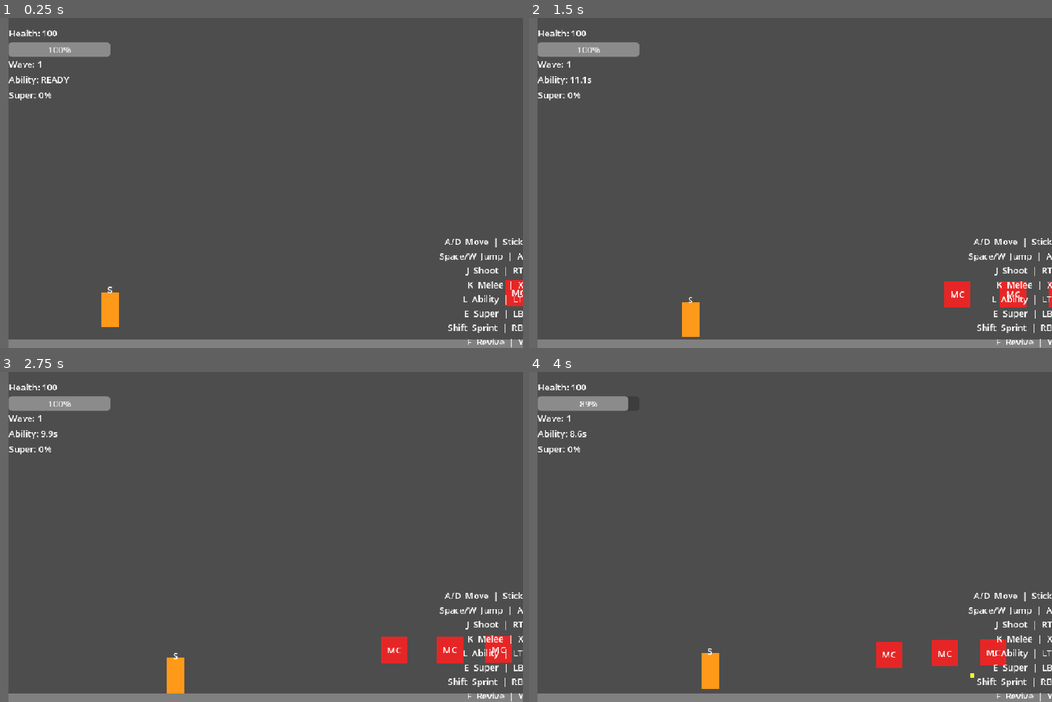
Above: before the commit, frames 1-4 (two rows, left to right).
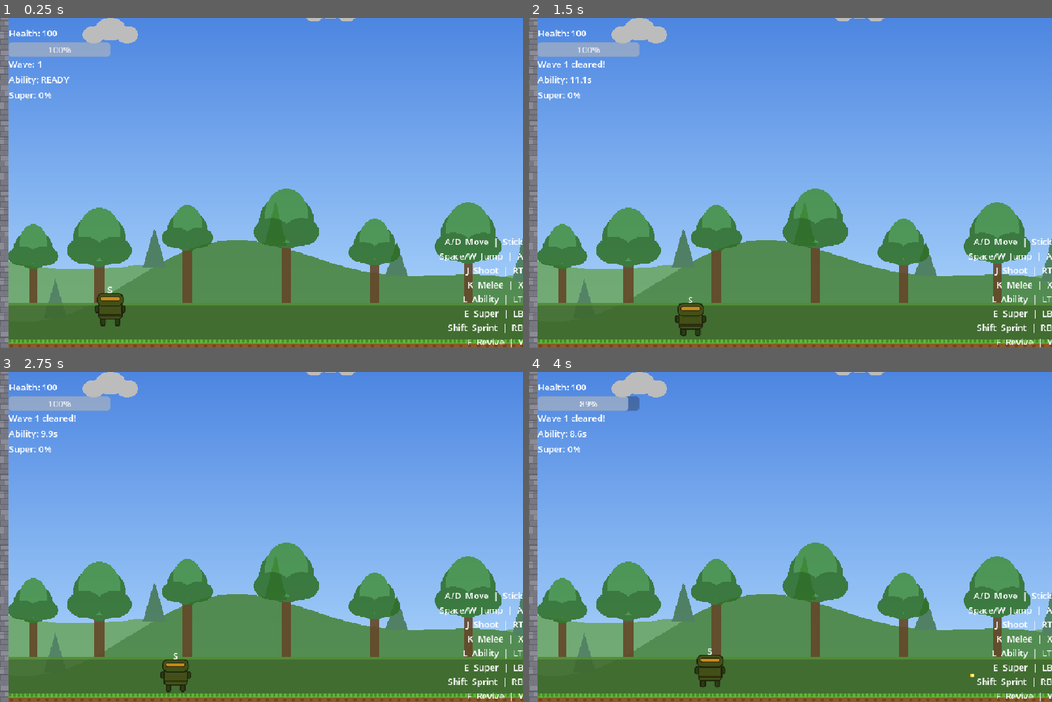
Above: after the commit, the same moments.

Repository: McSchnizzle/drew-coop-game
Game: Godot game, scene res://scenes/game.tscn
The game is run twice, just before and just after one commit, with the same random seed, the same clock (stepped at 60 frames per second) and the same inputs. This scene is started directly instead of the project's main scene.
Inputs:
- Up to frame 1 (0.25 s): no input
- Up to frame 2 (1.5 s): hold D (move_right) 0.53-1.28 s; tap L (ability) at 0.6 s; tap Space (jump) at 0.77 s; hold A (move_left) from 1.28 s (still down); tap F (interact) at 1.35 s
- Up to frame 3 (2.75 s): tap Space (jump) at 1.52 s; release A (move_left) at 2.03 s; hold D (move_right) from 2.03 s (still down); tap K (melee) at 2.1 s
- Up to frame 4 (4 s): tap J (shoot) at 2.85 s; tap Space (jump) at 3.02, 3.77 s; release D (move_right) at 3.53 s; hold A (move_left) from 3.53 s (still down); tap Shift (sprint) at 3.6 s

The runs differ from the first frame. In frame 1, 99% of the frame differs, in the area x 0-100%, y 0-100%; in frame 2, 99%; in frame 3, 99%; in frame 4, 99%.
Error after the commit: Parse Error: Cannot infer the type of "tex_size" variable because the value doesn't have a set type. (res://scripts/enemies/enemy_merge_conflict.gd:36)

Commit message:
Replace all ColorRect placeholders with Sprite2D and generated art assets
Add clean, smooth vector-style sprites (Kenney Platformer Redux aesthetic)
for player, all enemy types, projectiles, turret, platform tiles, and
3-layer parallax scrolling background. Update all .tscn scenes to use
Sprite2D nodes with textures instead of ColorRect nodes. Update all
GDScript files to reference Sprite2D with modulate instead of ColorRect
with color property.

Co-Authored-By: Claude Opus 4.6 <noreply@anthropic.com>

Diff:
--- a/game/scenes/enemies/enemy_context_rot.tscn
+++ b/game/scenes/enemies/enemy_context_rot.tscn
@@ -1,6 +1,7 @@
-[gd_scene load_steps=5 format=3 uid="uid://enemy_cr001"]
+[gd_scene load_steps=6 format=3 uid="uid://enemy_cr001"]
 
 [ext_resource type="Script" path="res://scripts/enemies/enemy_context_rot.gd" id="1_enemy"]
+[ext_resource type="Texture2D" path="res://assets/enemies/enemy_context_rot.png" id="2_enemy_tex"]
 
 [sub_resource type="RectangleShape2D" id="RectangleShape2D_body"]
 size = Vector2(40, 40)
@@ -25,12 +26,8 @@
 [node name="CollisionShape2D" type="CollisionShape2D" parent="."]
 shape = SubResource("RectangleShape2D_body")
 
-[node name="ColorRect" type="ColorRect" parent="."]
-offset_left = -20.0
-offset_top = -20.0
-offset_right = 20.0
-offset_bottom = 20.0
-color = Color(0.7, 0.8, 0.1, 1)
+[node name="Sprite2D" type="Sprite2D" parent="."]
+texture = ExtResource("2_enemy_tex")
 
 [node name="TypeLabel" type="Label" parent="."]
 offset_left = -20.0
--- a/game/scenes/enemies/enemy_dependency_hell.tscn
+++ b/game/scenes/enemies/enemy_dependency_hell.tscn
@@ -1,6 +1,7 @@
-[gd_scene load_steps=5 format=3 uid="uid://enemy_dh001"]
+[gd_scene load_steps=6 format=3 uid="uid://enemy_dh001"]
 
 [ext_resource type="Script" path="res://scripts/enemies/enemy_dependency_hell.gd" id="1_enemy"]
+[ext_resource type="Texture2D" path="res://assets/enemies/enemy_dependency_hell.png" id="2_enemy_tex"]
 
 [sub_resource type="RectangleShape2D" id="RectangleShape2D_body"]
 size = Vector2(56, 56)
@@ -25,12 +26,8 @@
 [node name="CollisionShape2D" type="CollisionShape2D" parent="."]
 shape = SubResource("RectangleShape2D_body")
 
-[node name="ColorRect" type="ColorRect" parent="."]
-offset_left = -28.0
-offset_top = -28.0
-offset_right = 28.0
-offset_bottom = 28.0
-color = Color(0.15, 0.15, 0.6, 1)
+[node name="Sprite2D" type="Sprite2D" parent="."]
+texture = ExtResource("2_enemy_tex")
 
 [node name="TypeLabel" type="Label" parent="."]
 offset_left = -28.0
--- a/game/scenes/enemies/enemy_hallucination.tscn
+++ b/game/scenes/enemies/enemy_hallucination.tscn
@@ -1,6 +1,7 @@
-[gd_scene load_steps=5 format=3 uid="uid://enemy_hall001"]
+[gd_scene load_steps=6 format=3 uid="uid://enemy_hall001"]
 
 [ext_resource type="Script" path="res://scripts/enemies/enemy_hallucination.gd" id="1_enemy"]
+[ext_resource type="Texture2D" path="res://assets/enemies/enemy_hallucination.png" id="2_enemy_tex"]
 
 [sub_resource type="RectangleShape2D" id="RectangleShape2D_body"]
 size = Vector2(24, 24)
@@ -28,12 +29,8 @@
 [node name="CollisionShape2D" type="CollisionShape2D" parent="."]
 shape = SubResource("RectangleShape2D_body")
 
-[node name="ColorRect" type="ColorRect" parent="."]
-offset_left = -12.0
-offset_top = -12.0
-offset_right = 12.0
-offset_bottom = 12.0
-color = Color(0.2, 0.9, 0.2, 1)
+[node name="Sprite2D" type="Sprite2D" parent="."]
+texture = ExtResource("2_enemy_tex")
 
 [node name="TypeLabel" type="Label" parent="."]
 offset_left = -12.0
--- a/game/scenes/enemies/enemy_merge_conflict.tscn
+++ b/game/scenes/enemies/enemy_merge_conflict.tscn
@@ -1,6 +1,7 @@
-[gd_scene load_steps=5 format=3 uid="uid://enemy_mc001"]
+[gd_scene load_steps=6 format=3 uid="uid://enemy_mc001"]
 
 [ext_resource type="Script" path="res://scripts/enemies/enemy_merge_conflict.gd" id="1_enemy"]
+[ext_resource type="Texture2D" path="res://assets/enemies/enemy_merge_conflict.png" id="2_enemy_tex"]
 
 [sub_resource type="RectangleShape2D" id="RectangleShape2D_body"]
 size = Vector2(48, 48)
@@ -28,12 +29,8 @@
 [node name="CollisionShape2D" type="CollisionShape2D" parent="."]
 shape = SubResource("RectangleShape2D_body")
 
-[node name="ColorRect" type="ColorRect" parent="."]
-offset_left = -24.0
-offset_top = -24.0
-offset_right = 24.0
-offset_bottom = 24.0
-color = Color(0.9, 0.15, 0.15, 1)
+[node name="Sprite2D" type="Sprite2D" parent="."]
+texture = ExtResource("2_enemy_tex")
 
 [node name="TypeLabel" type="Label" parent="."]
 offset_left = -24.0
--- a/game/scenes/enemy.tscn
+++ b/game/scenes/enemy.tscn
@@ -1,6 +1,7 @@
-[gd_scene load_steps=5 format=3 uid="uid://enemy001"]
+[gd_scene load_steps=6 format=3 uid="uid://enemy001"]
 
 [ext_resource type="Script" path="res://scripts/enemy.gd" id="1_enemy"]
+[ext_resource type="Texture2D" path="res://assets/enemies/enemy_basic.png" id="2_enemy_tex"]
 
 [sub_resource type="RectangleShape2D" id="RectangleShape2D_body"]
 size = Vector2(48, 48)
@@ -22,12 +23,8 @@
 [node name="CollisionShape2D" type="CollisionShape2D" parent="."]
 shape = SubResource("RectangleShape2D_body")
 
-[node name="ColorRect" type="ColorRect" parent="."]
-offset_left = -24.0
-offset_top = -24.0
-offset_right = 24.0
-offset_bottom = 24.0
-color = Color(0.9, 0.15, 0.15, 1)
+[node name="Sprite2D" type="Sprite2D" parent="."]
+texture = ExtResource("2_enemy_tex")
 
 [node name="Hurtbox" type="Area2D" parent="."]
 
--- a/game/scenes/game.tscn
+++ b/game/scenes/game.tscn
@@ -11,6 +11,12 @@
 [ext_resource type="PackedScene" path="res://scenes/projectile_enemy.tscn" id="9_proj_enemy"]
 [ext_resource type="PackedScene" path="res://scenes/turret.tscn" id="10_turret"]
 [ext_resource type="Script" path="res://scripts/wave_manager.gd" id="11_wave"]
+[ext_resource type="Texture2D" path="res://assets/backgrounds/bg_sky.png" id="12_bg_sky"]
+[ext_resource type="Texture2D" path="res://assets/backgrounds/bg_hills.png" id="13_bg_hills"]
+[ext_resource type="Texture2D" path="res://assets/backgrounds/bg_trees.png" id="14_bg_trees"]
+[ext_resource type="Texture2D" path="res://assets/tiles/platform_top.png" id="15_platform"]
+[ext_resource type="Texture2D" path="res://assets/tiles/wall.png" id="16_wall"]
+[ext_resource type="Texture2D" path="res://assets/tiles/ceiling.png" id="17_ceiling"]
 
 [sub_resource type="RectangleShape2D" id="RectangleShape2D_floor"]
 size = Vector2(1200, 32)
@@ -24,6 +30,30 @@
 [node name="Game" type="Node2D"]
 script = ExtResource("1_game")
 
+[node name="BgSky" type="Parallax2D" parent="."]
+scroll_scale = Vector2(0.1, 0.1)
+repeat_size = Vector2(1920, 0)
+
+[node name="Sprite2D" type="Sprite2D" parent="BgSky"]
+position = Vector2(960, 250)
+texture = ExtResource("12_bg_sky")
+
+[node name="BgHills" type="Parallax2D" parent="."]
+scroll_scale = Vector2(0.4, 0.4)
+repeat_size = Vector2(1920, 0)
+
+[node name="Sprite2D" type="Sprite2D" parent="BgHills"]
+position = Vector2(960, 250)
+texture = ExtResource("13_bg_hills")
+
+[node name="BgTrees" type="Parallax2D" parent="."]
+scroll_scale = Vector2(0.7, 0.7)
+repeat_size = Vector2(1920, 0)
+
+[node name="Sprite2D" type="Sprite2D" parent="BgTrees"]
+position = Vector2(960, 250)
+texture = ExtResource("14_bg_trees")
+
 [node name="Level" type="Node2D" parent="."]
 
 [node name="Floor" type="StaticBody2D" parent="Level"]
@@ -32,12 +62,11 @@
 [node name="CollisionShape2D" type="CollisionShape2D" parent="Level/Floor"]
 shape = SubResource("RectangleShape2D_floor")
 
-[node name="ColorRect" type="ColorRect" parent="Level/Floor"]
-offset_left = -600.0
-offset_top = -16.0
-offset_right = 600.0
-offset_bottom = 16.0
-color = Color(0.5, 0.5, 0.5, 1)
+[node name="Sprite2D" type="Sprite2D" parent="Level/Floor"]
+texture_repeat = 2
+texture = ExtResource("15_platform")
+region_enabled = true
+region_rect = Rect2(0, 0, 1200, 32)
 
 [node name="LeftWall" type="StaticBody2D" parent="Level"]
 position = Vector2(0, 250)
@@ -45,12 +74,11 @@
 [node name="CollisionShape2D" type="CollisionShape2D" parent="Level/LeftWall"]
 shape = SubResource("RectangleShape2D_wall")
 
-[node name="ColorRect" type="ColorRect" parent="Level/LeftWall"]
-offset_left = -16.0
-offset_top = -350.0
-offset_right = 16.0
-offset_bottom = 350.0
-color = Color(0.4, 0.4, 0.4, 1)
+[node name="Sprite2D" type="Sprite2D" parent="Level/LeftWall"]
+texture_repeat = 2
+texture = ExtResource("16_wall")
+region_enabled = true
+region_rect = Rect2(0, 0, 32, 700)
 
 [node name="RightWall" type="StaticBody2D" parent="Level"]
 position = Vector2(1200, 250)
@@ -58,12 +86,11 @@
 [node name="CollisionShape2D" type="CollisionShape2D" parent="Level/RightWall"]
 shape = SubResource("RectangleShape2D_wall")
 
-[node name="ColorRect" type="ColorRect" parent="Level/RightWall"]
-offset_left = -16.0
-offset_top = -350.0
-offset_right = 16.0
-offset_bottom = 350.0
-color = Color(0.4, 0.4, 0.4, 1)
+[node name="Sprite2D" type="Sprite2D" parent="Level/RightWall"]
+texture_repeat = 2
+texture = ExtResource("16_wall")
+region_enabled = true
+region_rect = Rect2(0, 0, 32, 700)
 
 [node name="Ceiling" type="StaticBody2D" parent="Level"]
 position = Vector2(600, -100)
@@ -71,12 +98,11 @@
 [node name="CollisionShape2D" type="CollisionShape2D" parent="Level/Ceiling"]
 shape = SubResource("RectangleShape2D_ceiling")
 
-[node name="ColorRect" type="ColorRect" parent="Level/Ceiling"]
-offset_left = -600.0
-offset_top = -16.0
-offset_right = 600.0
-offset_bottom = 16.0
-color = Color(0.4, 0.4, 0.4, 1)
+[node name="Sprite2D" type="Sprite2D" parent="Level/Ceiling"]
+texture_repeat = 2
+texture = ExtResource("17_ceiling")
+region_enabled = true
+region_rect = Rect2(0, 0, 1200, 32)
 
 [node name="Players" type="Node2D" parent="."]
 
--- a/game/scenes/player.tscn
+++ b/game/scenes/player.tscn
@@ -1,8 +1,9 @@
-[gd_scene load_steps=7 format=3 uid="uid://player001"]
+[gd_scene load_steps=8 format=3 uid="uid://player001"]
 
 [ext_resource type="Script" path="res://scripts/player.gd" id="1_player"]
 [ext_resource type="Script" path="res://scripts/ability_manager.gd" id="2_ability_mgr"]
 [ext_resource type="Script" path="res://scripts/revive_system.gd" id="3_revive_sys"]
+[ext_resource type="Texture2D" path="res://assets/sprites/player.png" id="4_player_tex"]
 
 [sub_resource type="RectangleShape2D" id="RectangleShape2D_body"]
 size = Vector2(32, 64)
@@ -68,12 +69,8 @@
 [node name="CollisionShape2D" type="CollisionShape2D" parent="."]
 shape = SubResource("RectangleShape2D_body")
 
-[node name="ColorRect" type="ColorRect" parent="."]
-offset_left = -16.0
-offset_top = -32.0
-offset_right = 16.0
-offset_bottom = 32.0
-color = Color(0.2, 0.4, 1.0, 1)
+[node name="Sprite2D" type="Sprite2D" parent="."]
+texture = ExtResource("4_player_tex")
 
 [node name="RoleLabel" type="Label" parent="."]
 offset_left = -16.0
--- a/game/scenes/projectile.tscn
+++ b/game/scenes/projectile.tscn
@@ -1,9 +1,10 @@
-[gd_scene load_steps=4 format=3 uid="uid://proj001"]
+[gd_scene load_steps=5 format=3 uid="uid://proj001"]
 
 [ext_resource type="Script" path="res://scripts/projectile.gd" id="1_projectile"]
+[ext_resource type="Texture2D" path="res://assets/effects/projectile.png" id="2_proj_tex"]
 
 [sub_resource type="RectangleShape2D" id="RectangleShape2D_body"]
-size = Vector2(8, 8)
+size = Vector2(12, 8)
 
 [sub_resource type="SceneReplicationConfig" id="SceneReplicationConfig_projectile"]
 properties/0/path = NodePath(".:position")
@@ -19,12 +20,8 @@
 [node name="CollisionShape2D" type="CollisionShape2D" parent="."]
 shape = SubResource("RectangleShape2D_body")
 
-[node name="ColorRect" type="ColorRect" parent="."]
-offset_left = -4.0
-offset_top = -4.0
-offset_right = 4.0
-offset_bottom = 4.0
-color = Color(1.0, 0.95, 0.2, 1)
+[node name="Sprite2D" type="Sprite2D" parent="."]
+texture = ExtResource("2_proj_tex")
 
 [node name="MultiplayerSynchronizer" type="MultiplayerSynchronizer" parent="."]
 replication_config = SubResource("SceneReplicationConfig_projectile")
--- a/game/scenes/projectile_enemy.tscn
+++ b/game/scenes/projectile_enemy.tscn
@@ -1,6 +1,7 @@
-[gd_scene load_steps=4 format=3 uid="uid://proj_enemy001"]
+[gd_scene load_steps=5 format=3 uid="uid://proj_enemy001"]
 
 [ext_resource type="Script" path="res://scripts/entities/projectile_enemy.gd" id="1_projectile"]
+[ext_resource type="Texture2D" path="res://assets/effects/projectile_enemy.png" id="2_proj_tex"]
 
 [sub_resource type="RectangleShape2D" id="RectangleShape2D_body"]
 size = Vector2(12, 12)
@@ -19,12 +20,8 @@
 [node name="CollisionShape2D" type="CollisionShape2D" parent="."]
 shape = SubResource("RectangleShape2D_body")
 
-[node name="ColorRect" type="ColorRect" parent="."]
-offset_left = -6.0
-offset_top = -6.0
-offset_right = 6.0
-offset_bottom = 6.0
-color = Color(0.9, 0.2, 0.1, 1)
+[node name="Sprite2D" type="Sprite2D" parent="."]
+texture = ExtResource("2_proj_tex")
 
 [node name="MultiplayerSynchronizer" type="MultiplayerSynchronizer" parent="."]
 replication_config = SubResource("SceneReplicationConfig_projectile")
--- a/game/scenes/turret.tscn
+++ b/game/scenes/turret.tscn
@@ -1,6 +1,7 @@
-[gd_scene format=3 uid="uid://turret001"]
+[gd_scene load_steps=6 format=3 uid="uid://turret001"]
 
 [ext_resource type="Script" path="res://scripts/entities/turret.gd" id="1_turret"]
+[ext_resource type="Texture2D" path="res://assets/effects/turret.png" id="2_turret_tex"]
 
 [sub_resource type="RectangleShape2D" id="RectangleShape2D_body"]
 size = Vector2(24, 24)
@@ -25,12 +26,8 @@
 [node name="CollisionShape2D" type="CollisionShape2D" parent="."]
 shape = SubResource("RectangleShape2D_body")
 
-[node name="ColorRect" type="ColorRect" parent="."]
-offset_left = -12.0
-offset_top = -12.0
-offset_right = 12.0
-offset_bottom = 12.0
-color = Color(0, 0.8, 0.8, 1)
+[node name="Sprite2D" type="Sprite2D" parent="."]
+texture = ExtResource("2_turret_tex")
 
 [node name="TypeLabel" type="Label" parent="."]
 offset_left = -12.0
--- a/game/scripts/enemies/enemy_base.gd
+++ b/game/scripts/enemies/enemy_base.gd
@@ -105,15 +105,15 @@
 @rpc("authority", "call_local", "reliable")
 func _show_hit_flash() -> void:
 	# Brief white flash so players see damage landing.
-	var sprite = get_node_or_null("ColorRect")
+	var sprite = get_node_or_null("Sprite2D")
 	if not sprite:
 		return
-	var original_color: Color = sprite.color
-	sprite.color = Color(1.0, 1.0, 1.0, 1.0)
+	var original_modulate: Color = sprite.modulate
+	sprite.modulate = Color(5.0, 5.0, 5.0, 1.0)
 	# Guard against the node being freed before the timer fires (e.g. enemy dies).
 	get_tree().create_timer(0.1).timeout.connect(func():
 		if is_instance_valid(sprite):
-			sprite.color = original_color
+			sprite.modulate = original_modulate
 	)
 
 
--- a/game/scripts/enemies/enemy_context_rot.gd
+++ b/game/scripts/enemies/enemy_context_rot.gd
@@ -25,15 +25,11 @@
 	contact_damage = CR_PROJ_DAMAGE
 	_current_state = State.IDLE
 
-	# Set visual
-	var half := CR_SIZE / 2.0
-	var color_rect = get_node_or_null("ColorRect") as ColorRect
-	if color_rect:
-		color_rect.offset_left = -half.x
-		color_rect.offset_top = -half.y
-		color_rect.offset_right = half.x
-		color_rect.offset_bottom = half.y
-		color_rect.color = COLOR
+	# Set visual - scale sprite to match context rot hitbox size
+	var sprite = get_node_or_null("Sprite2D") as Sprite2D
+	if sprite:
+		var tex_size := sprite.texture.get_size() if sprite.texture else Vector2(48, 48)
+		sprite.scale = CR_SIZE / tex_size
 
 
 func _state_chase(delta: float) -> void:
--- a/game/scripts/enemies/enemy_dependency_hell.gd
+++ b/game/scripts/enemies/enemy_dependency_hell.gd
@@ -18,15 +18,11 @@
 	contact_damage = DH_CONTACT_DMG
 	_current_state = State.IDLE
 
-	# Set visual
-	var half := DH_SIZE / 2.0
-	var color_rect = get_node_or_null("ColorRect") as ColorRect
-	if color_rect:
-		color_rect.offset_left = -half.x
-		color_rect.offset_top = -half.y
-		color_rect.offset_right = half.x
-		color_rect.offset_bottom = half.y
-		color_rect.color = COLOR
+	# Set visual - scale sprite to match dependency hell hitbox size
+	var sprite = get_node_or_null("Sprite2D") as Sprite2D
+	if sprite:
+		var tex_size := sprite.texture.get_size() if sprite.texture else Vector2(56, 56)
+		sprite.scale = DH_SIZE / tex_size
 
 
 func _physics_process(delta: float) -> void:
--- a/game/scripts/enemies/enemy_hallucination.gd
+++ b/game/scripts/enemies/enemy_hallucination.gd
@@ -11,8 +11,8 @@
 const HALL_REVEAL_TIME: float = 0.3
 const HALL_SCAN_STUN: float = 2.0
 
-const COLOR_DISGUISED: Color = Color(0.2, 0.9, 0.2)
-const COLOR_REVEALED: Color = Color(0.6, 0.1, 0.8)
+const COLOR_DISGUISED: Color = Color(0.5, 1.2, 0.5)   # Greenish tint when disguised
+const COLOR_REVEALED: Color = Color(1.0, 0.4, 1.2)    # Purple/magenta tint when revealed
 
 var is_disguised: bool = true
 var _reveal_timer: float = 0.0
@@ -89,14 +89,12 @@
 
 
 func _update_visual_disguised() -> void:
-	var half := HALL_DISGUISED_SIZE / 2.0
-	var color_rect = get_node_or_null("ColorRect") as ColorRect
-	if color_rect:
-		color_rect.offset_left = -half.x
-		color_rect.offset_top = -half.y
-		color_rect.offset_right = half.x
-		color_rect.offset_bottom = half.y
-		color_rect.color = COLOR_DISGUISED
+	var sprite = get_node_or_null("Sprite2D") as Sprite2D
+	if sprite:
+		# Scale sprite to disguised size (base texture is 48x48)
+		var tex_size := sprite.texture.get_size() if sprite.texture else Vector2(48, 48)
+		sprite.scale = HALL_DISGUISED_SIZE / tex_size
+		sprite.modulate = COLOR_DISGUISED
 	var label = get_node_or_null("TypeLabel") as Label
 	if label:
 		label.text = "+"
@@ -104,13 +102,12 @@
 
 func _update_visual_revealed() -> void:
 	var half := HALL_REVEALED_SIZE / 2.0
-	var color_rect = get_node_or_null("ColorRect") as ColorRect
-	if color_rect:
-		color_rect.offset_left = -half.x
-		color_rect.offset_top = -half.y
-		color_rect.offset_right = half.x
-		color_rect.offset_bottom = half.y
-		color_rect.color = COLOR_REVEALED
+	var sprite = get_node_or_null("Sprite2D") as Sprite2D
+	if sprite:
+		# Scale sprite to revealed size (base texture is 48x48)
+		var tex_size := sprite.texture.get_size() if sprite.texture else Vector2(48, 48)
+		sprite.scale = HALL_REVEALED_SIZE / tex_size
+		sprite.modulate = COLOR_REVEALED
 	var label = get_node_or_null("TypeLabel") as Label
 	if label:
 		label.text = "!"
--- a/game/scripts/enemies/enemy_merge_conflict.gd
+++ b/game/scripts/enemies/enemy_merge_conflict.gd
@@ -11,9 +11,9 @@
 const TIER_SIZE: Array[Vector2] = [Vector2(48, 48), Vector2(32, 32), Vector2(20, 20)]
 const TIER_CONTACT_DMG: Array[int] = [10, 8, 5]
 const TIER_COLORS: Array[Color] = [
-	Color(0.9, 0.15, 0.15),  # Red (T0)
-	Color(0.9, 0.4, 0.4),    # Light Red (T1)
-	Color(0.9, 0.6, 0.6),    # Pink (T2)
+	Color(1.0, 1.0, 1.0),    # Full color (T0)
+	Color(1.2, 1.0, 1.0),    # Slightly brighter/redder (T1)
+	Color(1.4, 1.2, 1.2),    # Brightest/lightest (T2)
 ]
 
 var size_tier: int = 0
@@ -30,14 +30,12 @@
 	contact_damage = TIER_CONTACT_DMG[size_tier]
 
 	# Update visual size
-	var half := TIER_SIZE[size_tier] / 2.0
-	var color_rect = get_node_or_null("ColorRect") as ColorRect
-	if color_rect:
-		color_rect.offset_left = -half.x
-		color_rect.offset_top = -half.y
-		color_rect.offset_right = half.x
-		color_rect.offset_bottom = half.y
-		color_rect.color = TIER_COLORS[size_tier]
+	var sprite = get_node_or_null("Sprite2D") as Sprite2D
+	if sprite:
+		# Scale sprite to tier size (base texture is 48x48)
+		var tex_size := sprite.texture.get_size() if sprite.texture else Vector2(48, 48)
+		sprite.scale = TIER_SIZE[size_tier] / tex_size
+		sprite.modulate = TIER_COLORS[size_tier]
 
 	# Update collision shapes
 	var body_shape = get_node_or_null("CollisionShape2D")
--- a/game/scripts/player.gd
+++ b/game/scripts/player.gd
@@ -468,19 +468,19 @@
 
 @rpc("authority", "call_local", "reliable")
 func _show_downed_visual() -> void:
-	var color_rect = get_node_or_null("ColorRect") as ColorRect
-	if color_rect:
-		color_rect.color = Color(0.5, 0.5, 0.5, 1.0)
+	var sprite = get_node_or_null("Sprite2D") as Sprite2D
+	if sprite:
+		sprite.modulate = Color(0.5, 0.5, 0.5, 1.0)
 
 
 @rpc("authority", "call_local", "reliable")
 func _set_role_color(role: String) -> void:
-	var color_rect = get_node_or_null("ColorRect") as ColorRect
-	if color_rect:
+	var sprite = get_node_or_null("Sprite2D") as Sprite2D
+	if sprite:
 		if role == "engineer":
-			color_rect.color = Color(0.2, 0.8, 0.3, 1.0)
+			sprite.modulate = Color(0.2, 0.8, 0.3, 1.0)
 		else:
-			color_rect.color = Color(1.0, 0.6, 0.1, 1.0)
+			sprite.modulate = Color(1.0, 0.6, 0.1, 1.0)
 	var role_label = get_node_or_null("RoleLabel") as Label
 	if role_label:
 		role_label.text = "S" if role == "striker" else "E"
--- a/game/version.cfg
+++ b/game/version.cfg
@@ -1,2 +1,2 @@
 [version]
-version="0.1.4"
+version="0.1.5"
Binary file added: game/assets/backgrounds/bg_hills.png
Binary file added: game/assets/backgrounds/bg_sky.png
Binary file added: game/assets/backgrounds/bg_trees.png
Binary file added: game/assets/effects/projectile.png
Binary file added: game/assets/effects/projectile_enemy.png
Binary file added: game/assets/effects/turret.png
Binary file added: game/assets/enemies/enemy_basic.png
Binary file added: game/assets/enemies/enemy_context_rot.png
Binary file added: game/assets/enemies/enemy_dependency_hell.png
Binary file added: game/assets/enemies/enemy_hallucination.png
Binary file added: game/assets/enemies/enemy_merge_conflict.png
Binary file added: game/assets/sprites/player.png
(and 4 more such lines)
